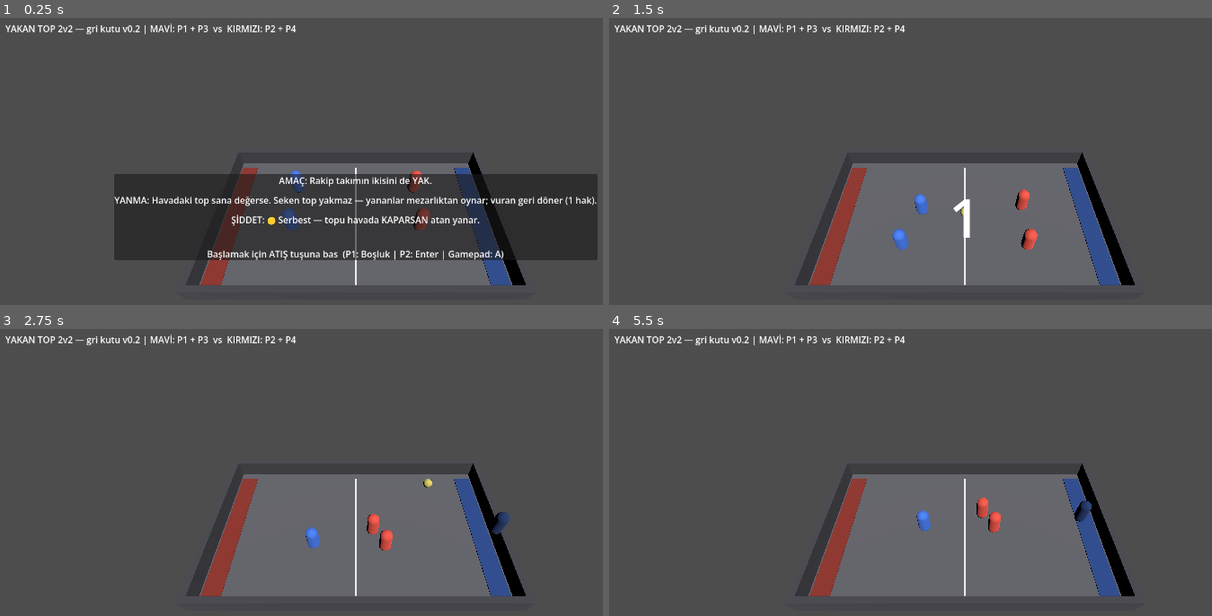
Above: before the commit, frames 1-4 (two rows, left to right).
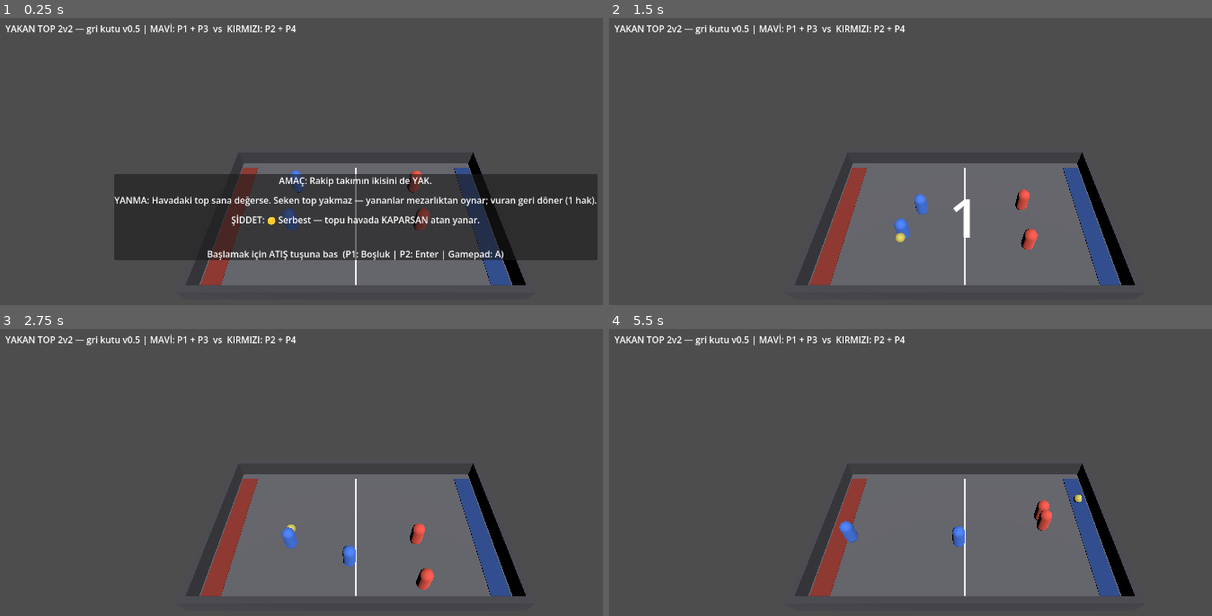
Above: after the commit, the same moments.

Repository: Mchd2323/Sobe
Game: Godot game, scene res://main.tscn
Same seed, same stepped clock (60 frames per second), same inputs: the game is played once before the commit and once after it.
Inputs:
- Up to frame 1 (0.25 s): no input
- Up to frame 2 (1.5 s): tap Enter at 0.5, 1.35 s; hold D 0.53-1.28 s; hold R 0.53-1.28 s; tap Space at 0.77 s; hold S from 1.28 s (still down)
- Up to frame 3 (2.75 s): tap Space at 1.52 s; release S at 2.03 s; hold D from 2.03 s (still down); hold R from 2.03 s (still down)
- Up to frame 4 (5.5 s): release D at 2.78 s; release R at 2.78 s; hold W 2.78-3.53 s; tap Enter at 2.85, 4.35 s; tap Space at 3.02, 3.77, 4.52 s; hold R 3.53-4.28 s; hold A 3.53-5.03 s; hold S from 5.03 s (still down); hold R from 5.03 s (still down)

The runs differ from the first frame. In frame 1, less than 0.1% of the frame differs, in the area x 22-24%, y 2-5%; in frame 2, 0.3%; in frame 3, 1.2%, in the area x 22-85%, y 2-91%; in frame 4, 1.1%.

Commit message:
Top hakki sistemi: top ortada dogmaz, takima verilir
Kanepe geri bildirimi: geri sayim kamp kurmayi engelledi ama asil sorun
kalmisti - sayim bitince topu kim once kaparsa rakibi aninda yakiyordu.
Mucadele degil piyango. Kullanici: 'ortada top olmasin, top sirayla
takimlarda olsun.'

Top artik bir takima VERILIR ve o oyuncunun elinde sayisma baslar:
- Mac basi   -> POSSESSION_START_TEAM (varsayilan MAVI)
- Yanma      -> YANAN takima (POSSESSION_TO_SCORER=false)
- Kapma      -> kapan oyuncuda kalir (bilerek istisna)
- 6 sn sahipsiz -> son atanin rakibine

Yanan takima verme karari kullanici tarafindan bana birakildi. 2v2'de yakan
taraf topu da tutsaydi tek kalan rakibi aninda yakar, mac saniyelerde biterdi.
Yanan tarafa vermek geri donus sansi tanir. Tek satirla tersine cevrilebilir.
Kapma istisna: zor ve riskli hamlenin odulu hem yakma hem top hakki.

Sayisma sirasinda kimse atamaz/alamaz; top sahibinin elinde bekler.
Ekrandaki surum yazisi v0.2 -> v0.5 duzeltildi (kullanici fark etti).

Olculen taban (4.7.2, saf 2v2 bot, 8 mac): hepsi bitti, kilitlenme yok,
kazanan dagilimi 4-4 (onceki 6-2 gurultuymus), sure 19.4-116.3 sn
(ort. 56.4 sn). Sapma buyudu: yanan takim topu alinca geri donus yasaniyor,
MEZARLIK_RETURN de acikken maclar uzayabiliyor. Tempo karari kanepede.

Co-Authored-By: Claude Opus 5 <noreply@anthropic.com>
Claude-Session: https://claude.ai/code/session_01MTxNxqcJsn6a9ejp78rqrm

Diff:
--- a/scripts/ball.gd
+++ b/scripts/ball.gd
@@ -56,11 +56,10 @@
 	# Kaybolma sigortası: uzun süre sahipsiz kalan ya da sahadan düşen top ortaya döner.
 	_untouched += delta
 	if _untouched > Cfg.BALL_RESET_TIME or global_position.y < -3.0:
-		reset_to_center()
+		request_restart()
 
-# Topu ortaya alır ve SAYIŞMAYA sokar; canlanmasına tur karar verir (go_live).
-func reset_to_center() -> void:
-	global_position = Vector3(0, 0.6, 0)
+# Top yeniden dağıtılsın: sahibi ve yeri tur'un kararı (on_ball_reset).
+func request_restart() -> void:
 	linear_velocity = Vector3.ZERO
 	angular_velocity = Vector3.ZERO
 	disarm()
--- a/scripts/constants.gd
+++ b/scripts/constants.gd
@@ -9,9 +9,20 @@
 const CATCH_RADIUS := 1.6        # havada kapma menzili (beceri penceresi)
 const BALL_RESET_TIME := 6.0     # topa bu kadar sn dokunulmazsa ortaya döner
 
-# SAYIŞMA (top ortaya inmeden önce): çizgide kamp kurup topu bedavaya almayı engeller.
+# SAYIŞMA: top ortada doğmaz, bir takıma VERİLİR. Geri sayım boyunca iki taraf da
+# orta çizgiden uzak durur; sıfırda top sahibi oyuncunun elinde oyun başlar.
 const DROP_COUNTDOWN := 1.5      # geri sayım süresi (sn)
 const DROP_KEEPOUT := 3.0        # sayım boyunca orta çizgiye yaklaşma yasağı (m)
+
+# TOP HAKKI
+const POSSESSION_START_TEAM := 0   # maç başında top kimde (0 = MAVİ)
+# Yanma sonrası top hakkı:
+#   false = YANAN takım alır (varsayılan) — 2v2'de kartopunu engeller. Yakan taraf
+#           topu da tutsaydı, tek kalan rakibi anında yakar, maç saniyelerde biterdi.
+#           Böylece geride kalan taraf elinde topla karşılık verebilir.
+#   true  = YAKAN takım alır ("sokakta yakan devam eder").
+# Kapma bunun dışında: kapan oyuncu topu elinde tutar (zor ve riskli hamlenin ödülü).
+const POSSESSION_TO_SCORER := false
 
 # Mezarlıktan atmanın bedeli: yanık atıcının topu havada kapılırsa dönüş hakkı yanar.
 const MEZARLIK_CATCH_PENALTY := true
--- a/scripts/main.gd
+++ b/scripts/main.gd
@@ -64,10 +64,7 @@
 	state = State.PLAYING
 	round_active = true
 	_rule_panel.visible = false
-	current_round.start()
-	# Açılış topu da sayışmayla iner — kimse çizgide bekleyip bedavaya alamaz.
-	for b in balls:
-		b.reset_to_center()
+	current_round.start()   # açılış topunu tur dağıtır (POSSESSION_START_TEAM)
 
 func _on_round_finished(winner_team: int) -> void:
 	state = State.RESULT
@@ -201,7 +198,7 @@
 	vbox.add_child(start)
 
 	_score_label = Label.new()
-	_score_label.text = "YAKAN TOP 2v2 — gri kutu v0.2 | MAVİ: P1 + P3  vs  KIRMIZI: P2 + P4"
+	_score_label.text = "YAKAN TOP 2v2 — gri kutu v0.5 | MAVİ: P1 + P3  vs  KIRMIZI: P2 + P4"
 	_score_label.set_anchors_preset(Control.PRESET_TOP_WIDE)
 	_score_label.offset_left = 16
 	_score_label.offset_top = 12
--- a/scripts/player.gd
+++ b/scripts/player.gd
@@ -72,7 +72,8 @@
 	global_position.x = clamp(global_position.x, b.x, b.y)
 	global_position.z = clamp(global_position.z, b.z, b.w)
 
-	if wants_action:
+	# Sayışma sürerken atmak/almak yok — top sahibinin elinde bekler.
+	if wants_action and round_ref.get_countdown() <= 0.0:
 		_do_action()
 
 func _do_action() -> void:
--- a/scripts/yakan_top_round.gd
+++ b/scripts/yakan_top_round.gd
@@ -11,6 +11,8 @@
 var _dropping := false
 var _drop_timer := 0.0
 var _ball = null
+var _game = null
+var _last_thrower_team := -1
 
 func get_rule_card() -> Dictionary:
 	var yanma := "YANMA: Havadaki top sana değerse. Seken top yakmaz — yananlar mezarlıktan oynar"
@@ -24,8 +26,9 @@
 		"siddet": "ŞİDDET: 🟡 Serbest — topu havada KAPARSAN atan yanar.",
 	}
 
-func setup(p_players: Array, _root: Node3D) -> void:
+func setup(p_players: Array, root: Node3D) -> void:
 	players = p_players
+	_game = root
 	var spots := {
 		0: [Vector3(-4, 1, -1.6), Vector3(-4, 1, 1.6)],
 		1: [Vector3(4, 1, -1.6), Vector3(4, 1, 1.6)],
@@ -36,12 +39,46 @@
 		pl.global_position = spots[pl.team][counts[pl.team]]
 		counts[pl.team] += 1
 
-# --- SAYIŞMA: top ortaya inene kadar iki taraf da çizgiden uzak durur ---
+func start() -> void:
+	# Açılış topu ortada doğmaz — bir takıma verilir.
+	if _game != null and _game.balls.size() > 0:
+		award_ball(_game.balls[0], Cfg.POSSESSION_START_TEAM)
 
-func on_ball_reset(ball) -> void:
+# --- TOP HAKKI + SAYIŞMA ---
+# Top ortada doğmaz; her yeniden başlatmada bir takıma VERİLİR ve o takımın
+# oyuncusunun elinde sayışma başlar. Böylece "kim önce kaparsa" piyangosu biter.
+
+func award_ball(ball, team: int) -> void:
 	_ball = ball
+	var holder = _nearest_alive(team, ball.global_position)
+	if holder == null:
+		# O takımda ayakta kimse yoksa tur zaten bitiyor; yine de topu ortada bırakma.
+		holder = _nearest_alive(1 - team, ball.global_position)
+	if holder != null:
+		ball.pick_up(holder)
+		holder.held_ball = ball
+	ball.live = false
 	_dropping = true
 	_drop_timer = Cfg.DROP_COUNTDOWN
+
+func _nearest_alive(team: int, pos: Vector3):
+	var best = null
+	var best_d := INF
+	for pl in players:
+		if pl.team == team and not pl.is_burned:
+			var d: float = pl.global_position.distance_to(pos)
+			if d < best_d:
+				best_d = d
+				best = pl
+	return best
+
+# Top uzun süre sahipsiz kaldı (ıskalanan atış): hakkı SON ATANIN RAKİBİNE ver,
+# böylece ıskalayan taraf topu geri kazanmaz ve oyalanma ödüllenmez.
+func on_ball_reset(ball) -> void:
+	var team: int = Cfg.POSSESSION_START_TEAM
+	if _last_thrower_team >= 0:
+		team = 1 - _last_thrower_team
+	award_ball(ball, team)
 
 func get_countdown() -> float:
 	return _drop_timer if _dropping else -1.0
@@ -54,7 +91,10 @@
 		_dropping = false
 		_drop_timer = 0.0
 		if _ball != null:
-			_ball.go_live()
+			# Elde tutuluyorsa serbest bırakma; sadece oynanabilir yap.
+			_ball.live = true
+			if _ball.held_by == null:
+				_ball.go_live()
 
 func get_bounds(player) -> Vector4:
 	var z0 := -Cfg.FIELD_Z + 0.4
@@ -76,12 +116,20 @@
 
 func on_player_hit(player, ball) -> void:
 	var thrower = ball.thrower  # disarm() null'lamadan önce yakala
+	if thrower != null:
+		_last_thrower_team = thrower.team
 	ball.disarm()
 	player.burn()
 	# Mezarlıktan dönüş: yanık atıcı, rakip vurduysa geri gelir (tek hak).
 	if Cfg.MEZARLIK_RETURN and thrower != null and thrower.is_burned \
 			and thrower.returns_used < Cfg.MEZARLIK_RETURN_LIMIT:
 		thrower.revive()
+	if not _round_over():
+		# Top ortada kalmaz: hakkı bir takıma verilir (bkz. Cfg.POSSESSION_TO_SCORER).
+		var next_team: int = player.team
+		if Cfg.POSSESSION_TO_SCORER and thrower != null:
+			next_team = thrower.team
+		award_ball(ball, next_team)
 	_check_win()
 
 func on_catch(catcher, ball) -> void:
@@ -95,7 +143,22 @@
 		elif Cfg.MEZARLIK_CATCH_PENALTY:
 			# Mezarlıktan atmanın bedeli: topun kapılırsa dönüş hakkın yanar.
 			thrower.returns_used = Cfg.MEZARLIK_RETURN_LIMIT
+	_last_thrower_team = catcher.team
+	if not _round_over():
+		# BİLEREK istisna: kapan oyuncu topu elinde tutar. Kapmak zor ve risklidir,
+		# ödülü hem yakma hem top hakkıdır. (POSSESSION_TO_SCORER bunu etkilemez.)
+		award_ball(ball, catcher.team)
 	_check_win()
+
+func _round_over() -> bool:
+	for t in [0, 1]:
+		var alive := 0
+		for pl in players:
+			if pl.team == t and not pl.is_burned:
+				alive += 1
+		if alive == 0:
+			return true
+	return false
 
 func _check_win() -> void:
 	for t in [0, 1]:
Not shown, changed: GOREVLER.md
Not shown, changed: README.md
